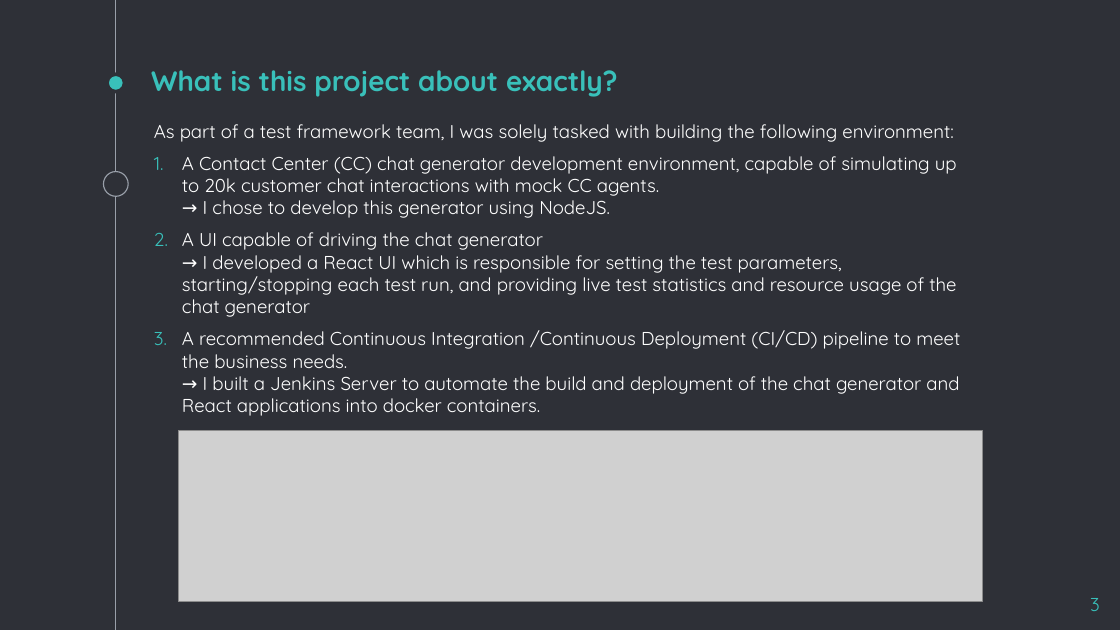
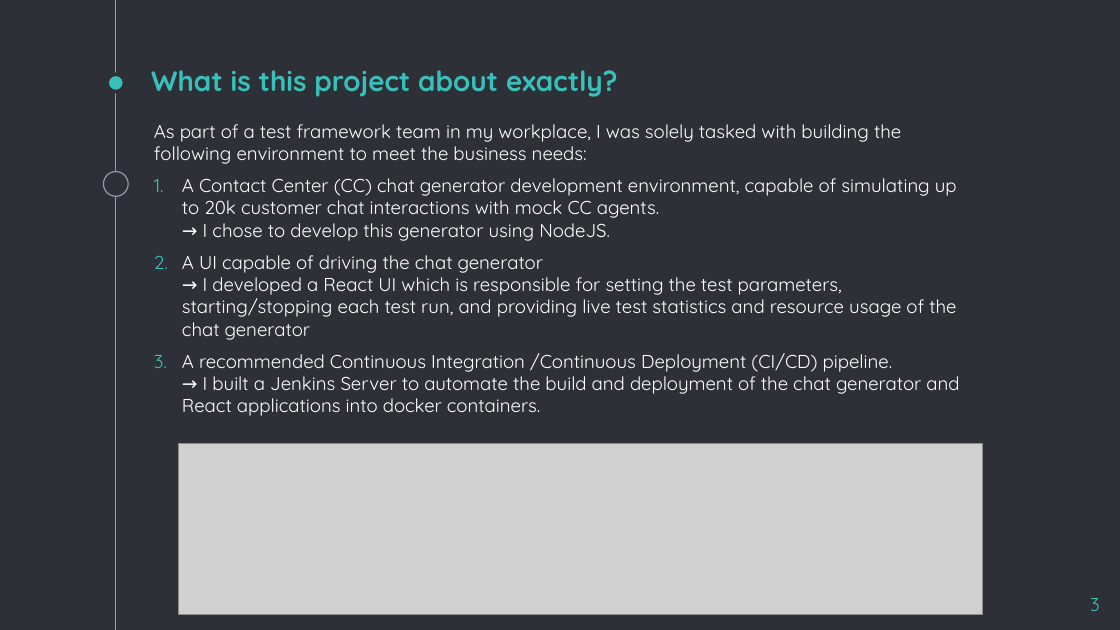
Before and after one commit to DermotSheerin/chatGenProject, a slide deck: slide 3 of Dermot_Sheerin.pptx. Drawn at 1120x630 pixels with LibreOffice and Linux fonts; fonts in the diff are those of the drawing; grey boxes stand for pictures. Boxes give left, top, right and bottom in pixels: in the first picture for what was removed or moved away, otherwise in the second. Text is boxed around its words. In the diff, an @@ line names an element or a change of style, - is before the commit and + after.

```diff
--- a/Dermot_Sheerin.pptx
+++ b/Dermot_Sheerin.pptx
@@ text at [154, 124, 901, 164]: text changed @@
-As part of a test framework team, I was solely tasked with building the following environment:
+As part of a test framework team in my workplace, I was solely tasked with building the following environment to meet the business needs:
@@ text at [182, 353, 959, 416]: text changed @@
-3. A recommended Continuous Integration /Continuous Deployment (CI/CD) pipeline to meet the business needs.
-   → I built a Jenkins Server to automate the build and deployment of the chat generator and React applications into docker containers.
+3. A recommended Continuous Integration /Continuous Deployment (CI/CD) pipeline.
+   → I built a Jenkins Server to automate the build and deployment of the chat generator and React applications into docker containers.
@@ picture: place and size @@
-picture at [178, 431, 982, 601]
+picture at [178, 444, 982, 614]
```
